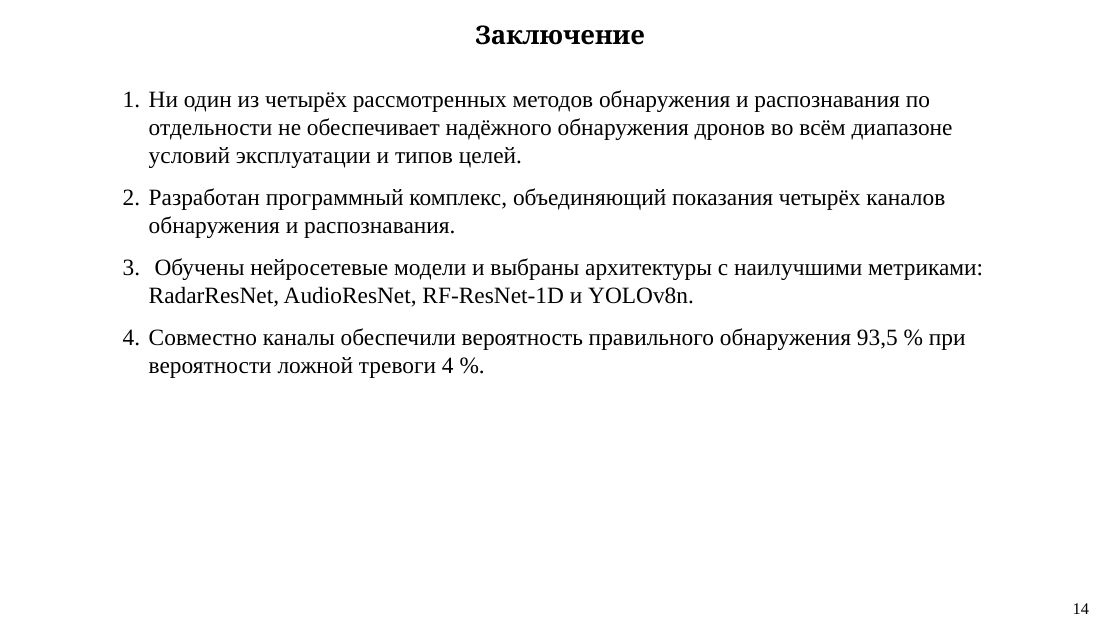
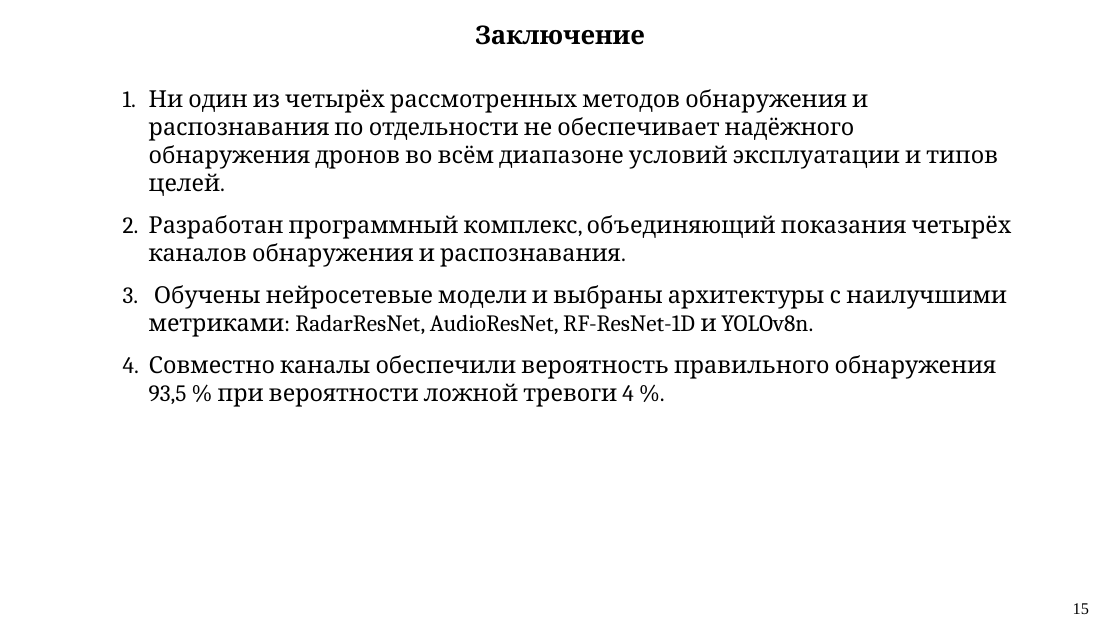
Before and after one commit to PatheticOTD/drone_detection, a slide deck: slide 15 of Drone_detection_VKR_v3.pptx (slide 14 before the commit). Drawn at 1120x630 pixels with LibreOffice and Linux fonts; fonts in the diff are those of the drawing. Boxes give left, top, right and bottom in pixels: in the first picture for what was removed or moved away, otherwise in the second. Text is boxed around its words. In the diff, an @@ line names an element or a change of style, - is before the commit and + after.

```diff
--- a/Drone_detection_VKR_v3.pptx
+++ b/Drone_detection_VKR_v3.pptx
@@ text "Ни один из четырёх рассмотренных ..." at (x1=149, y1=89, x2=1012, y2=407): font Times New Roman to Cambria @@
@@ text at (x1=1073, y1=603, x2=1089, y2=614): text changed @@
-14
+15
```
Also in this commit, not shown: 12 other slides changed, 1 slide added, 1 other file.
